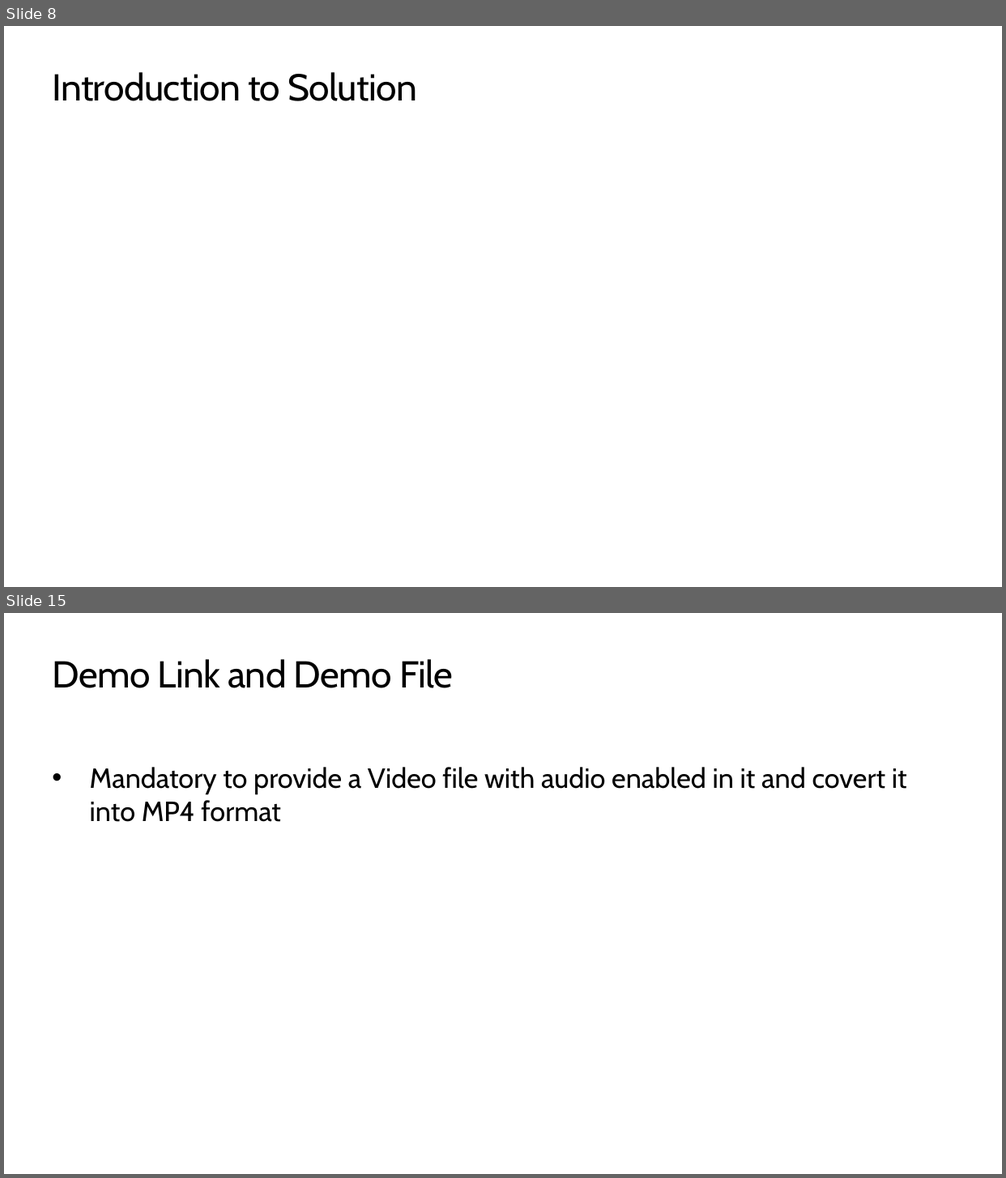
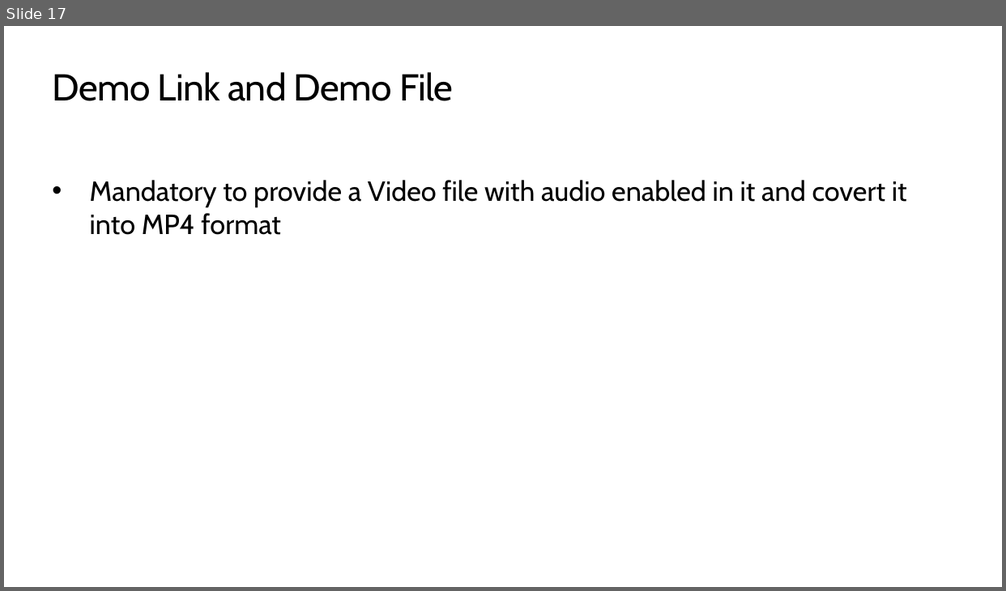
Before and after one commit to SABARISHV06/CaliberSearchService, a slide deck: Team Name_Caliber Presentation -Caliber 2020 Hack the Cloud finale presentation.pptx. Shown one above the other, each under a label of ours: slides 8 and 15 before the commit, slide 17 after it; the slides between them are not shown. The pictures are 1006x1178 and 1006x591 pixels, drawn with LibreOffice and Linux fonts; fonts in the diff are those of the drawing. Boxes give left, top, right and bottom in pixels: in the first picture for what was removed or moved away, otherwise in the second. Text is boxed around its words. In the diff, an @@ line names an element or a change of style, - is before the commit and + after.

```diff
--- a/Team Name_Caliber Presentation -Caliber 2020 Hack the Cloud finale presentation.pptx
+++ b/Team Name_Caliber Presentation -Caliber 2020 Hack the Cloud finale presentation.pptx
@@ slide 8 removed at <box>4,26,1002,587</box>, background #FFFFFF @@
@@ title removed at <box>52,72,417,101</box> @@
-Introduction to Solution
@@ what was slide 15 is now slide 17 @@
```
Also in this commit, not shown: 9 slides changed, 7 slides added, 4 other slides removed.
